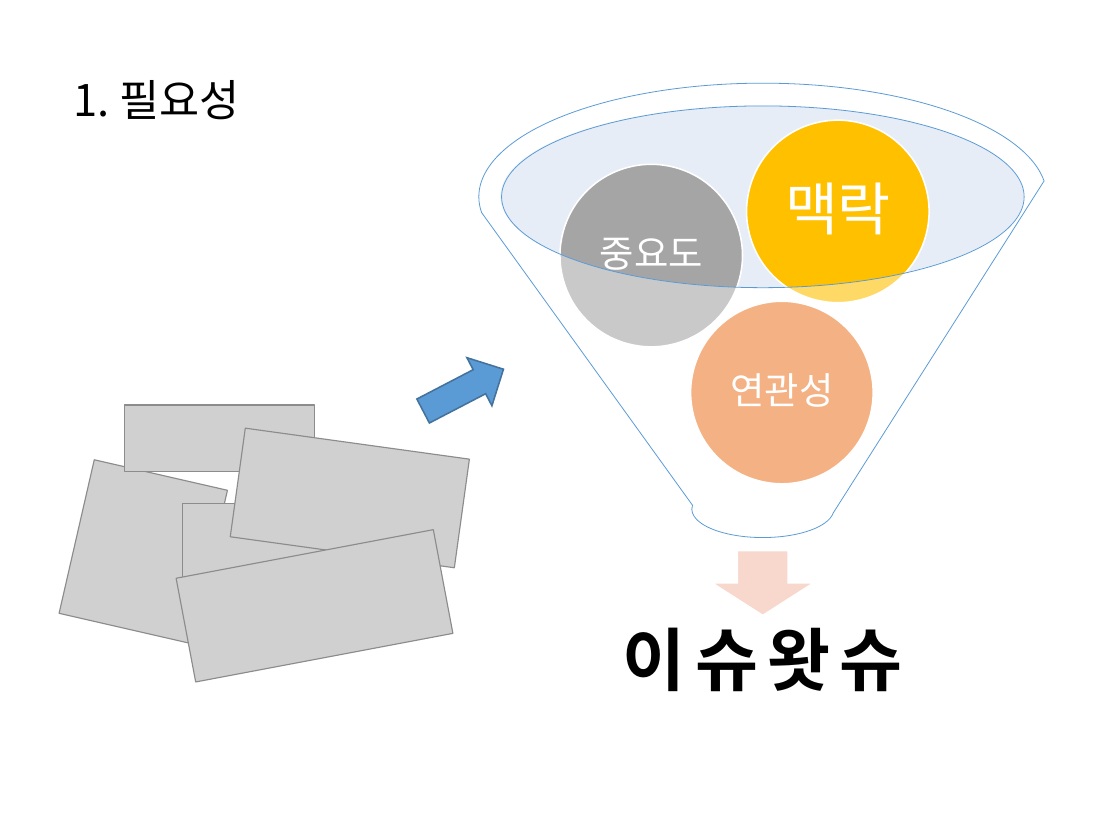
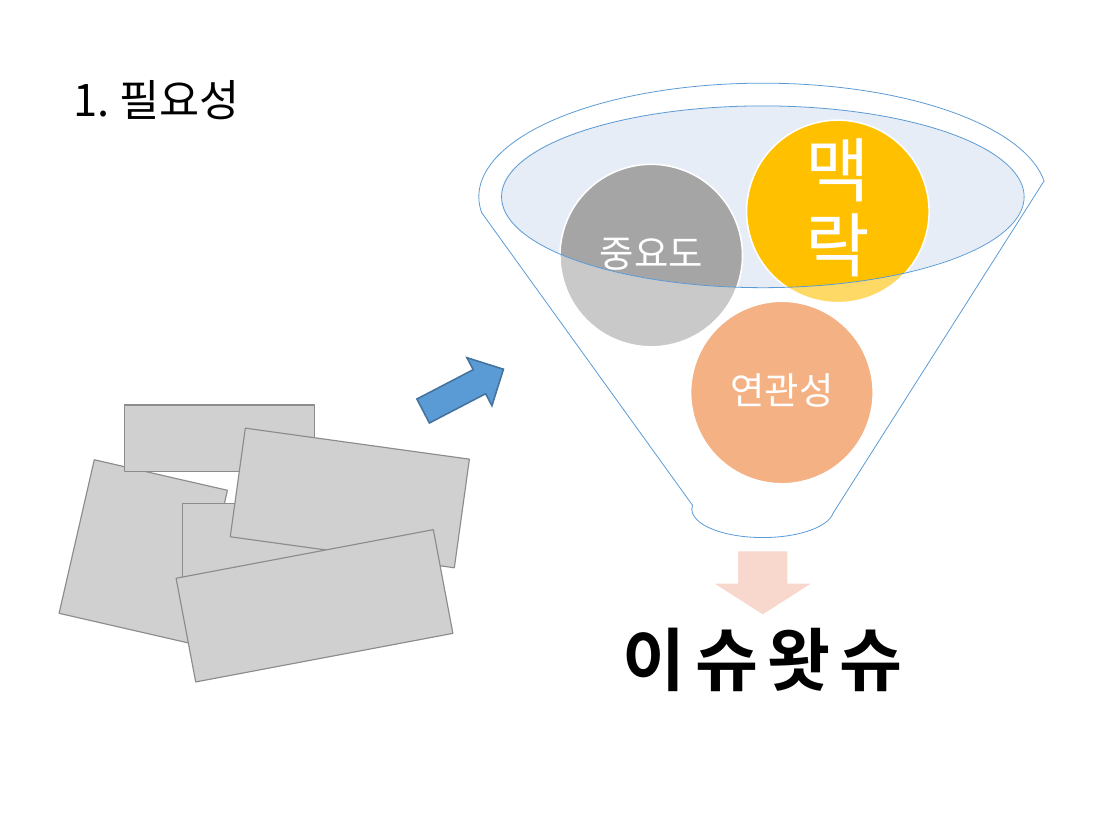
Before and after one commit to HaYongdae/issuewhatshow, a slide deck: slide 6 of doc/최종 PPT.pptx (slide 3 before the commit). Drawn at 1120x840 pixels with LibreOffice and Linux fonts; fonts in the diff are those of the drawing; grey boxes stand for pictures. Boxes give left, top, right and bottom in pixels: in the first picture for what was removed or moved away, otherwise in the second. Text is boxed around its words. In the diff, an @@ line names an element or a change of style, - is before the commit and + after.

```diff
--- a/doc/최종 PPT.pptx
+++ b/doc/최종 PPT.pptx
@@ text "맥락" at box(806, 125, 870, 289): size 37 to 45 pt; more space between paragraphs @@
```
Also in this commit, not shown: 4 other slides changed, 6 slides added.
